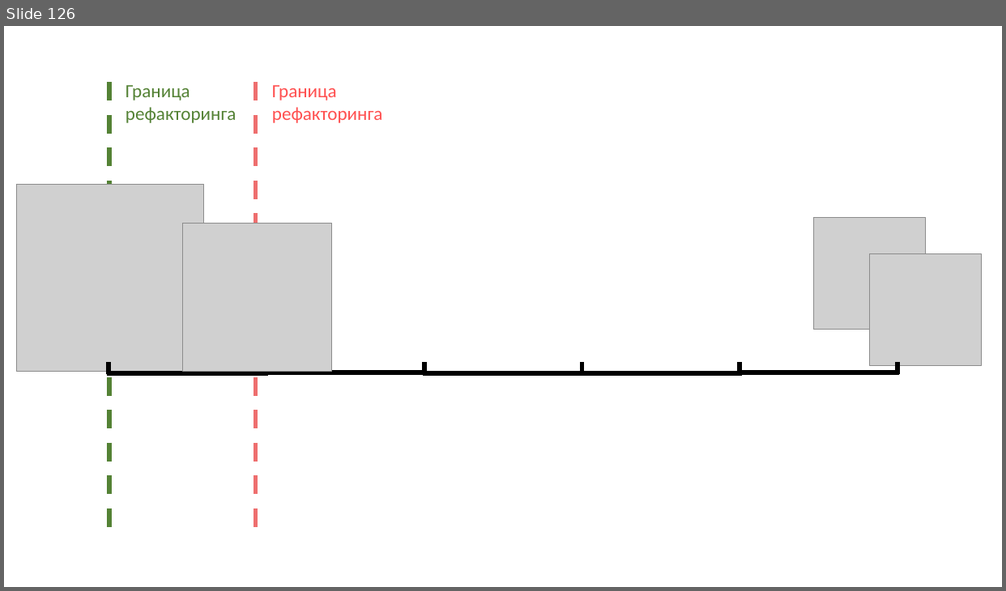
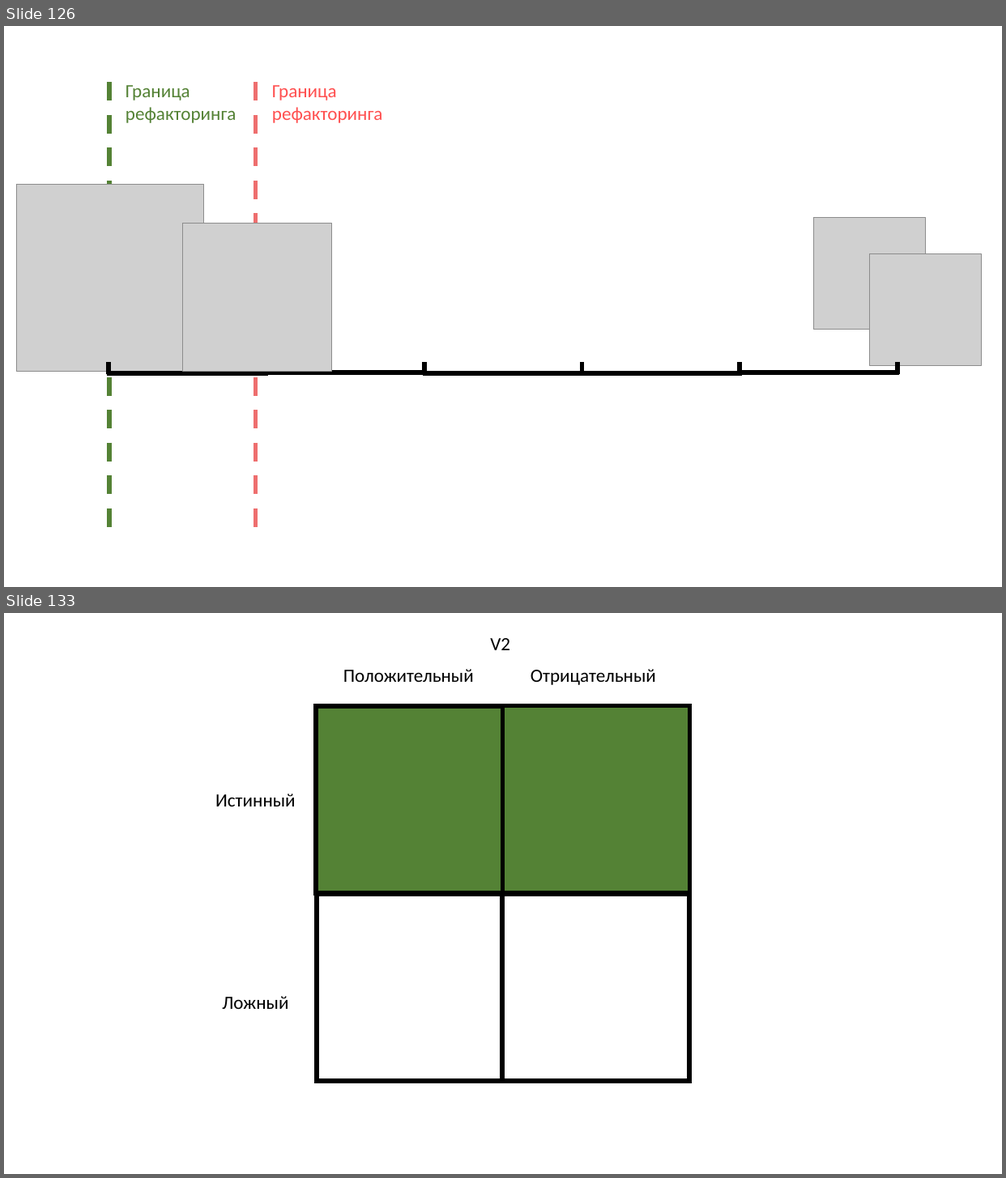
Before and after one commit to rkhaimov/brain-gym, a slide deck: Презентация.pptx. Shown one above the other, each under a label of ours: slide 126 before the commit, slides 126 and 133 after it; the slides between them are not shown. The pictures are 1006x591 and 1006x1178 pixels, drawn with LibreOffice and Linux fonts; fonts in the diff are those of the drawing; grey boxes stand for pictures. Boxes give left, top, right and bottom in pixels: in the first picture for what was removed or moved away, otherwise in the second. Text is boxed around its words. In the diff, an @@ line names an element or a change of style, - is before the commit and + after.

```diff
--- a/Презентация.pptx
+++ b/Презентация.pptx
@@ slide 133 added at <box>4,613,1002,1174</box>, background #FFFFFF @@
@@ text added at <box>490,638,510,650</box>, 18 pt, text #000000 @@
+V2
@@ text added at <box>343,669,474,682</box>, 18 pt, text #000000 @@
+Положительный
@@ text added at <box>530,669,656,685</box>, 18 pt, text #000000 @@
+Отрицательный
@@ text added at <box>215,794,295,807</box>, 18 pt, text #000000 @@
+Истинный
@@ group added at <box>316,706,690,1082</box>: 4 rectangles @@
@@ text added at <box>222,996,288,1009</box>, 18 pt, text #000000 @@
+Ложный
```
Also in this commit, not shown: 7 other slides added, 3 other files.
